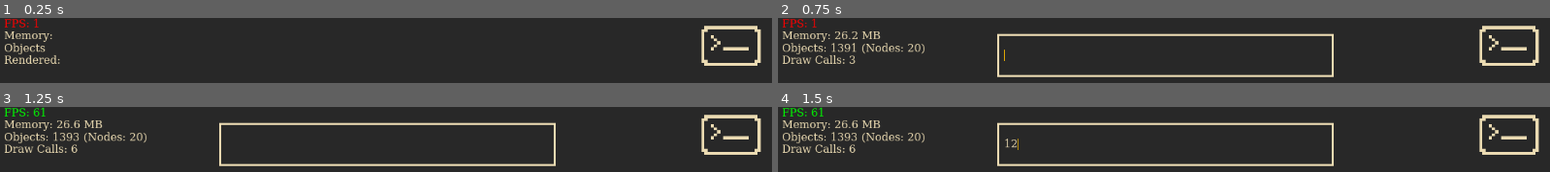
Above: before the commit, frames 1-4 (two rows, left to right).
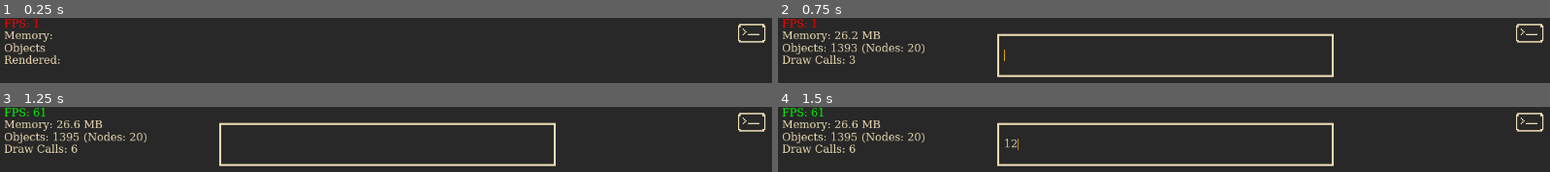
Above: after the commit, the same moments.

Repository: hutnerr/godot-playground
Game: Godot game, scene res://0-core/main/Main.tscn
The game is run twice, just before and just after one commit, with the same random seed, the same clock (stepped at 60 frames per second) and the same inputs.
Inputs (mouse positions are in pixels of both pictures, inside the frame that each line leads up to; where the layout moved, square brackets give the same spot in the first picture):
- Up to frame 1 (0.25 s): no input
- Up to frame 2 (0.75 s): click (1526, 33) [1511, 45] at 0.5 s
- Up to frame 3 (1.25 s): no input
- Up to frame 4 (1.5 s): click (1164, 144) at 1.27 s; type "12" at 1.35 s

The runs differ from the first frame. In frame 1, 1.9% of the frame differs, in the area x 90-100%, y 8-74%; in frame 2, 2.0%, in the area x 9-100%, y 8-74%; in frame 3, 2.0%; in frame 4, 2.0%.

Commit message:
restructure again, and implemented command history for terminal

Diff:
--- /dev/null
+++ b/0-core/dev_console/command_history.gd
@@ -0,0 +1,33 @@
+extends Node
+
+class_name CommandHistory
+
+var history = []
+var position = -1 # not in history
+
+func add_to_history(command):
+	# dont add empty or duplicates of last
+	if command.strip_edges() == "" or (history.size() > 0 and history.back() == command):
+		return
+
+	history.push_back(command)
+	reset_position()
+
+func get_previous_command():
+	if history.size() == 0:
+		return ""
+
+	position = max(0, position - 1)
+	return history[position]
+
+func get_next_command():
+	if history.size() == 0:
+		return ""
+
+	position = min(history.size(), position + 1)
+	if position == history.size():
+		return ""
+	return history[position]
+
+func reset_position():
+	position = history.size()
--- a/0-core/dev_console/console_ui.gd
+++ b/0-core/dev_console/console_ui.gd
@@ -50,11 +50,12 @@
 
 		self.mouse_filter = Control.MOUSE_FILTER_IGNORE  # clicks pass through to children
 
-
 func _on_input_field_text_submitted(new_text: String) -> void:
 	if new_text.strip_edges().is_empty():
 		return
 
+	DevConsole.command_history.add_to_history(new_text)
+	DevConsole.command_history.reset_position()
 	print(new_text)
 
 	var temp = new_text.split(" ")
--- a/0-core/singletons/dev_console.gd
+++ b/0-core/dev_console/dev_console.gd
@@ -5,16 +5,25 @@
 # and then use that and it should make this terminal very reusable depending on the
 # game i am writing.
 # 2. auto command completion
-# 3. command history so I can uparrow and get my latest command
-# 4. tilde to open the console
 # 5. once I complete 1, i want to make a default commands resource kinda thing.
-# printing, clearing,  exiting,
-# 6. also alises for certian commands like exit and close
+# clear history, exit, etc
+# this entire console is pretty coupled and poorly coded, needs to be redone.
+# abstract portions away into individual pieces. this script itself is doing too much
+# take power away from the UI
+# this portion shouldnt interact with the UI but output signals or so
+# make this not a singleton, just add it to the main scene
+# extend this so I can add command buttons as well. ie buttons that can be defined
+# that just take what would be typed in here and then execute it, can use the same command in the backend
+# also when autocomplete is being implemented, when the command you want is determined, make it
+# so that the args it wants are placed up above the text input or so
 
 var console_scene: PackedScene = preload("res://0-core/dev_console/console_ui.tscn")
 var console_ui: Control
+var input_field: LineEdit
 var is_visible: bool = false
+var toggle_key: int = KEY_QUOTELEFT  # this is `
 
+var command_history: CommandHistory = CommandHistory.new()
 var commands: Dictionary = {} # registered commands
 
 func _ready() -> void:
@@ -23,6 +32,7 @@
 	console_ui = console_scene.instantiate()
 	console_ui.visible = false
 	add_child(console_ui)
+	input_field = console_ui.get_node("InputField") as LineEdit
 
 	console_ui.command_entered.connect(_on_command_entered)
 	console_ui.typing_in_terminal.connect(_on_typing_in_terminal)
@@ -30,6 +40,19 @@
 	# add some build in commands
 	register_command("help", _cmd_help, "Show available commands")
 	register_command("exit", _cmd_exit, "Hide the console")
+
+func _input(event: InputEvent) -> void:
+	if event is InputEventKey and event.is_pressed() and not event.is_echo():
+		if event.keycode == toggle_key:
+			toggle_visibility()
+			get_viewport().set_input_as_handled() # prevent further processing
+		elif is_visible:
+			if event.keycode == KEY_UP:
+				input_field.text = command_history.get_previous_command()
+				input_field.caret_column = input_field.text.length()
+			elif event.keycode == KEY_DOWN:
+				input_field.text = command_history.get_next_command()
+				input_field.caret_column = input_field.text.length()
 
 func toggle_visibility() -> void:
 	is_visible = !is_visible
@@ -40,7 +63,6 @@
 
 func _on_command_entered(command: String, args: Array) -> void:
 	print("Command received: %s with args: %s" % [command, args])
-
 	if commands.has(command):
 		var cmd_info = commands[command]
 
--- a/0-core/main/Main.tscn
+++ b/0-core/main/Main.tscn
@@ -26,9 +26,9 @@
 anchors_preset = 1
 anchor_left = 1.0
 anchor_right = 1.0
-offset_left = -114.0
+offset_left = -57.0
 offset_top = 7.0
-offset_right = 333.0
+offset_right = 390.0
 offset_bottom = 327.0
 grow_horizontal = 0
-scale = Vector2(0.221798, 0.221798)
+scale = Vector2(0.101797, 0.101797)
--- a/0-core/main/main.gd
+++ b/0-core/main/main.gd
@@ -4,7 +4,8 @@
 
 func _ready():
 	add_child(tester)
-	#test_example()
+
+	#call_deferred("test_example")
 
 func test_example():
 	var example = func():
--- a/project.godot
+++ b/project.godot
@@ -17,10 +17,10 @@
 
 [autoload]
 
-ColorManager="*res://0-core/singletons/color_themer.gd"
-FontManager="*res://0-core/singletons/font_themer.gd"
-SystemInfo="*res://0-core/singletons/system_info.gd"
-DevConsole="*res://0-core/singletons/dev_console.gd"
+ColorManager="*res://0-core/theme_singletons/color_themer.gd"
+FontManager="*res://0-core/theme_singletons/font_themer.gd"
+SystemInfo="*res://0-core/debug_window/system_info.gd"
+DevConsole="*res://0-core/dev_console/dev_console.gd"
 
 [editor_plugins]
 
Renamed: 0-core/singletons/system_info.gd -> 0-core/debug_window/system_info.gd
Renamed: 0-core/singletons/system_info.gd.uid -> 0-core/debug_window/system_info.gd.uid
Not shown, added: 0-core/dev_console/command_history.gd.uid
Renamed: 0-core/singletons/dev_console.gd.uid -> 0-core/dev_console/dev_console.gd.uid
Renamed: 0-core/singletons/color_themer.gd -> 0-core/theme_singletons/color_themer.gd
Renamed: 0-core/singletons/color_themer.gd.uid -> 0-core/theme_singletons/color_themer.gd.uid
Renamed: 0-core/singletons/font_themer.gd -> 0-core/theme_singletons/font_themer.gd
Renamed: 0-core/singletons/font_themer.gd.uid -> 0-core/theme_singletons/font_themer.gd.uid
